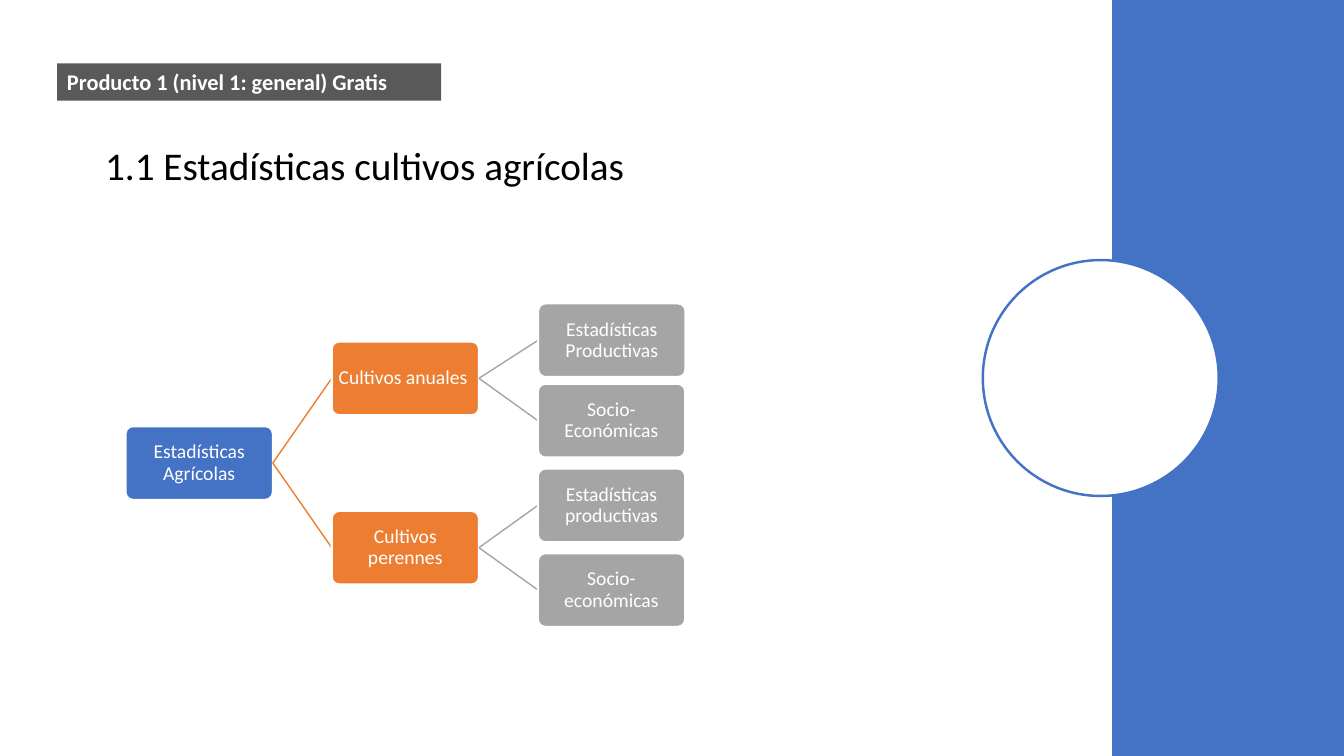
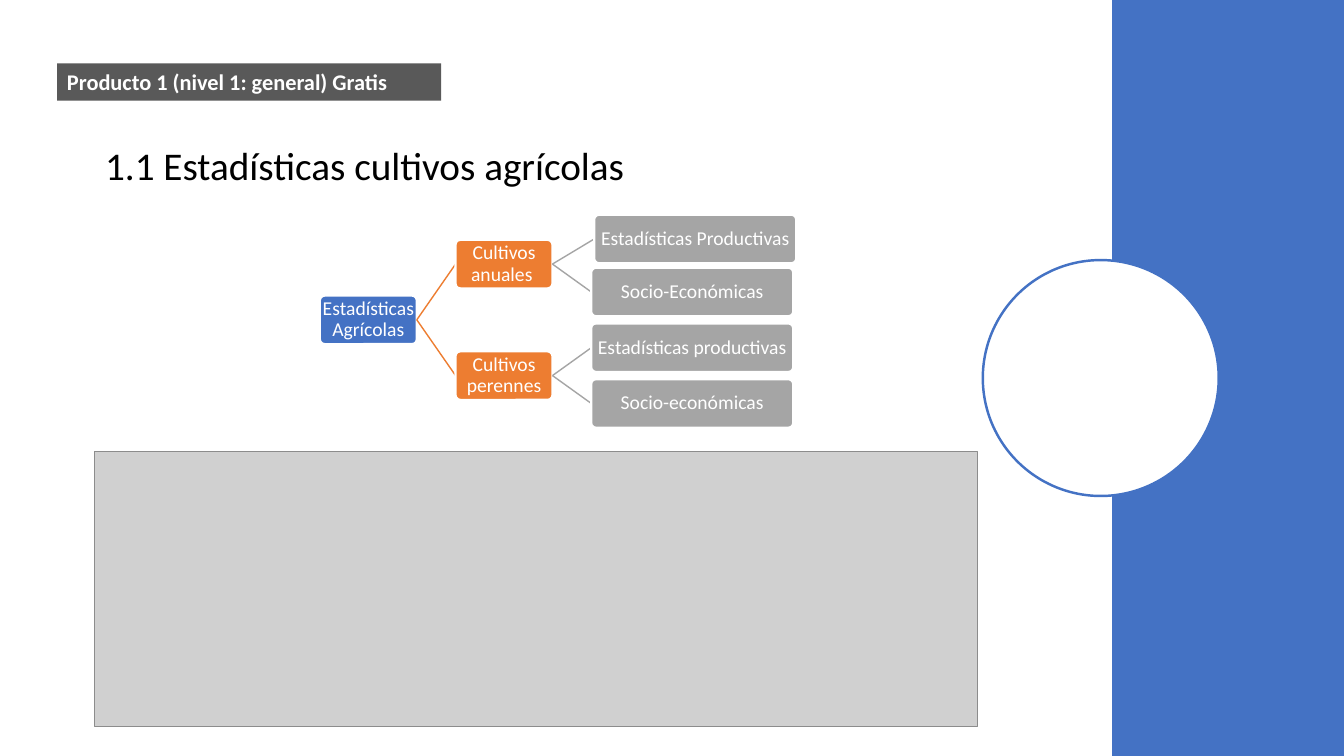
Before and after one commit to Sud-Austral/DATA-AGRO, a slide deck: slide 4 of Repositorio Agricultura/Para power bi/Chile/Agricola/Power Bi (variables a mostrar).pptx. Drawn at 1344x756 pixels with LibreOffice and Linux fonts; fonts in the diff are those of the drawing; grey boxes stand for pictures. Boxes give left, top, right and bottom in pixels: in the first picture for what was removed or moved away, otherwise in the second. Text is boxed around its words. In the diff, an @@ line names an element or a change of style, - is before the commit and + after.

```diff
--- a/Repositorio Agricultura/Para power bi/Chile/Agricola/Power Bi (variables a mostrar).pptx
+++ b/Repositorio Agricultura/Para power bi/Chile/Agricola/Power Bi (variables a mostrar).pptx
@@ text at (601, 231, 789, 245): text changed @@
-Estadísticas productivas
+Estadísticas Productivas
@@ text "Cultivos anuales" rewrapped from (339, 370, 467, 384) to (471, 245, 536, 281) @@
@@ group added at (320, 215, 797, 344): 4 rounded rectangles, 3 freeform shapes @@
@@ text "Estadísticas Agrícolas": place and size @@
-text "Estadísticas Agrícolas" at (154, 444, 245, 484)
+text "Estadísticas Agrícolas" at (323, 301, 414, 340)
@@ text at (621, 285, 763, 298): text changed @@
-Socio-económicas
+Socio-Económicas
@@ freeform shape at (415, 319, 457, 377): rotation 304 to 55 degrees; outline redrawn @@
@@ rounded rectangle: place and size @@
-rounded rectangle at (538, 303, 686, 377)
+rounded rectangle at (592, 324, 793, 372)
@@ rounded rectangle: place and size @@
-rounded rectangle at (332, 342, 479, 415)
+rounded rectangle at (456, 352, 553, 400)
@@ text "Cultivos perennes": place and size @@
-text "Cultivos perennes" at (368, 529, 442, 567)
+text "Cultivos perennes" at (467, 357, 541, 395)
@@ freeform shape at (552, 346, 593, 377): rotation 327 to 324 degrees; outline redrawn @@
@@ text at (598, 340, 787, 357): text changed @@
-Estadísticas Productivas
+Estadísticas productivas
@@ freeform shape: place and size @@
-freeform shape at (478, 376, 539, 422)
+freeform shape at (552, 374, 593, 405)
@@ rounded rectangle: place and size @@
-rounded rectangle at (538, 384, 686, 458)
+rounded rectangle at (592, 379, 793, 427)
@@ text at (621, 396, 764, 409): text changed @@
-Socio-Económicas
+Socio-económicas
@@ picture added at (95, 452, 978, 727) @@
@@ group removed at (126, 426, 686, 627): 4 rounded rectangles, 3 freeform shapes @@
```
Also in this commit, not shown: 1 other slide changed, 8 other files.
